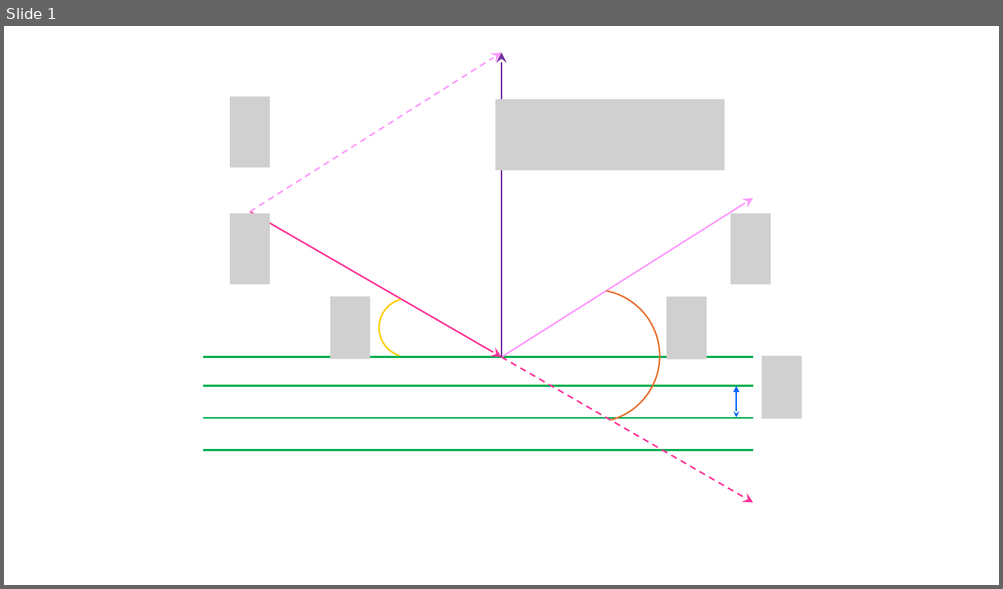
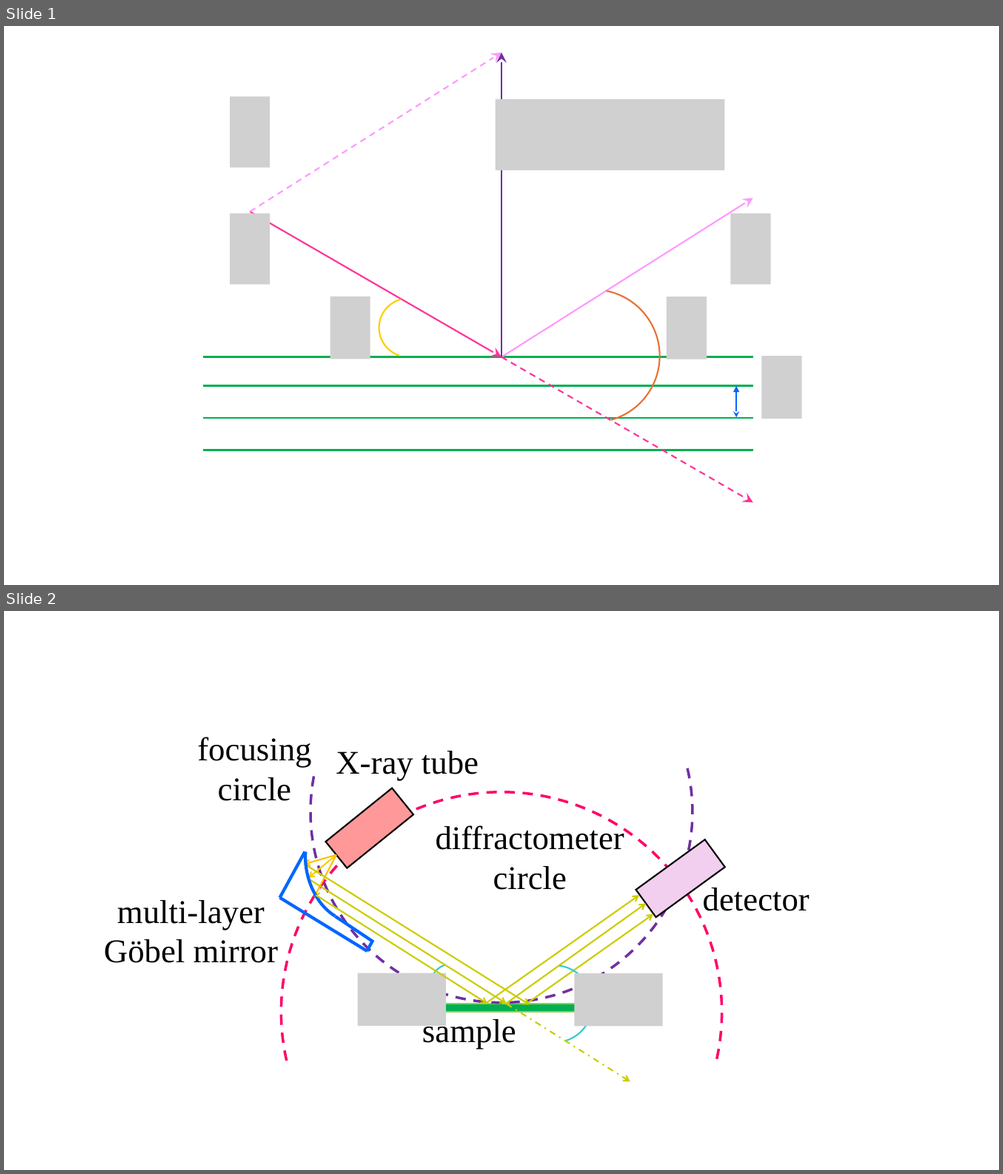
Before and after one commit to Irja2222/XRD-thin_films, a slide deck: imgs.pptx. Shown one above the other, each under a label of ours: slide 1 before the commit, slides 1 and 2 after it. The pictures are 1003x589 and 1003x1174 pixels, drawn with LibreOffice and Linux fonts; fonts in the diff are those of the drawing; grey boxes stand for pictures. Boxes give left, top, right and bottom in pixels: in the first picture for what was removed or moved away, otherwise in the second. Text is boxed around its words. In the diff, an @@ line names an element or a change of style, - is before the commit and + after.

```diff
--- a/imgs.pptx
+++ b/imgs.pptx
@@ slide 2 added at <box>4,611,999,1170</box>, background #FFFFFF @@
@@ arc (boxed as its full ellipse) added at <box>278,611,726,1037</box>, outline #7030A0 2.5 pt dashed @@
@@ text added at <box>197,737,311,801</box>, 32 pt, text #000000 @@
+focusing
+circle
@@ arc (boxed as its full ellipse) added at <box>241,752,762,1170</box>, outline #FF0066 2.5 pt dashed @@
@@ text added at <box>336,751,478,780</box>, 32 pt, text #000000 @@
+X-ray tube
@@ rectangle added at <box>326,788,413,869</box>, fill #FF9999, outline #000000 1.5 pt @@
@@ arc (boxed as its full ellipse) added at <box>294,805,395,930</box>, outline #0066FF 3 pt @@
@@ text added at <box>435,824,624,890</box>, 32 pt, text #000000 @@
+diffractometer
+circle
@@ line added from (304, 852) to (280, 898), #0066FF 3 pt @@
@@ rectangle added at <box>635,840,725,918</box>, fill #F2CFEE, outline #000000 1.5 pt @@
@@ arrow added from (336, 855) to (303, 865), #FFC000 1.5 pt @@
@@ arrow added from (304, 865) to (529, 1005), #CCCC00 1.5 pt @@
@@ arrow added from (336, 855) to (308, 878), #FFCC00 1.5 pt @@
@@ arrow added from (336, 855) to (313, 897), #FFC000 1.5 pt @@
@@ line added from (280, 898) to (367, 951), #0066FF 3 pt @@
@@ arrow added from (308, 879) to (506, 1004), #CCCC00 1.5 pt @@
@@ arrow added from (316, 895) to (487, 1004), #CCCC00 1.5 pt @@
@@ arrow added from (486, 1002) to (639, 895), #CCCC00 1.5 pt @@
@@ text added at <box>703,888,809,911</box>, 32 pt, text #000000 @@
+detector
@@ text added at <box>104,900,278,963</box>, 32 pt, text #000000 @@
+multi-layer
+Göbel mirror
@@ line added from (336, 917) to (373, 943), #0066FF 3 pt @@
@@ arrow added from (505, 1005) to (646, 903), #CCCC00 1.5 pt @@
@@ arrow added from (526, 1004) to (653, 914), #CCCC00 1.5 pt @@
@@ line added from (367, 951) to (373, 941), #0066FF 3 pt @@
@@ arc (boxed as its full ellipse) added at <box>425,960,478,1011</box>, outline #33CCCC 1.5 pt @@
@@ arc (boxed as its full ellipse) added at <box>511,961,597,1047</box>, outline #33CCCC 1.5 pt @@
@@ picture added at <box>358,974,446,1027</box> @@
@@ picture added at <box>574,974,662,1027</box> @@
@@ rectangle added at <box>416,1004,586,1012</box>, fill #00B050, outline #92D050 1.5 pt @@
@@ arrow added from (506, 1004) to (630, 1082), #CCCC00 1.5 pt dashed @@
@@ text added at <box>422,1017,516,1049</box>, 32 pt, text #000000 @@
+sample
```
Also in this commit, not shown: 27 other files.
